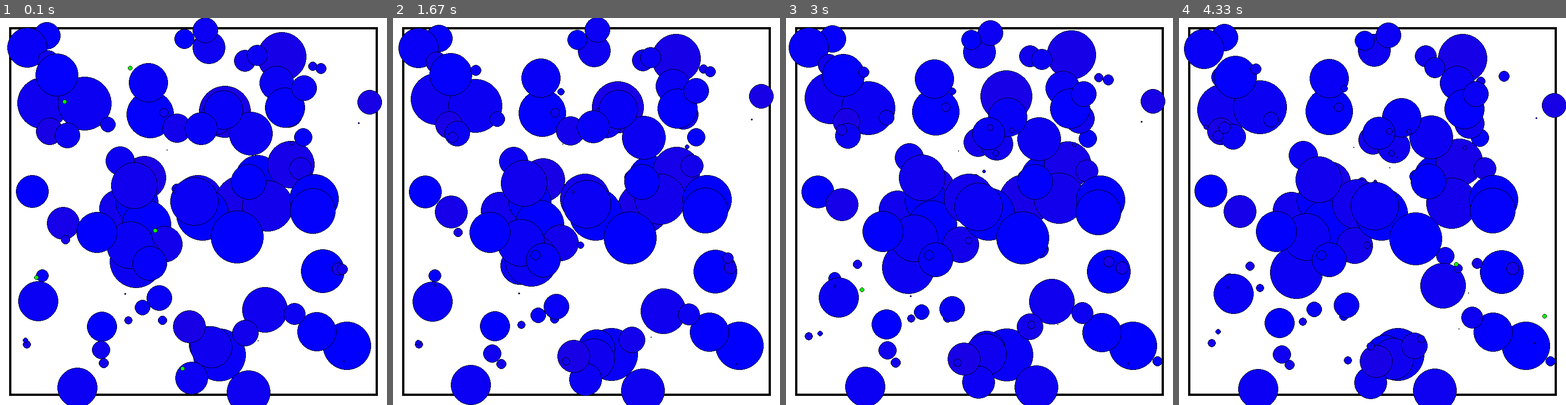
Above: before the commit, frames 1-4 (left to right).
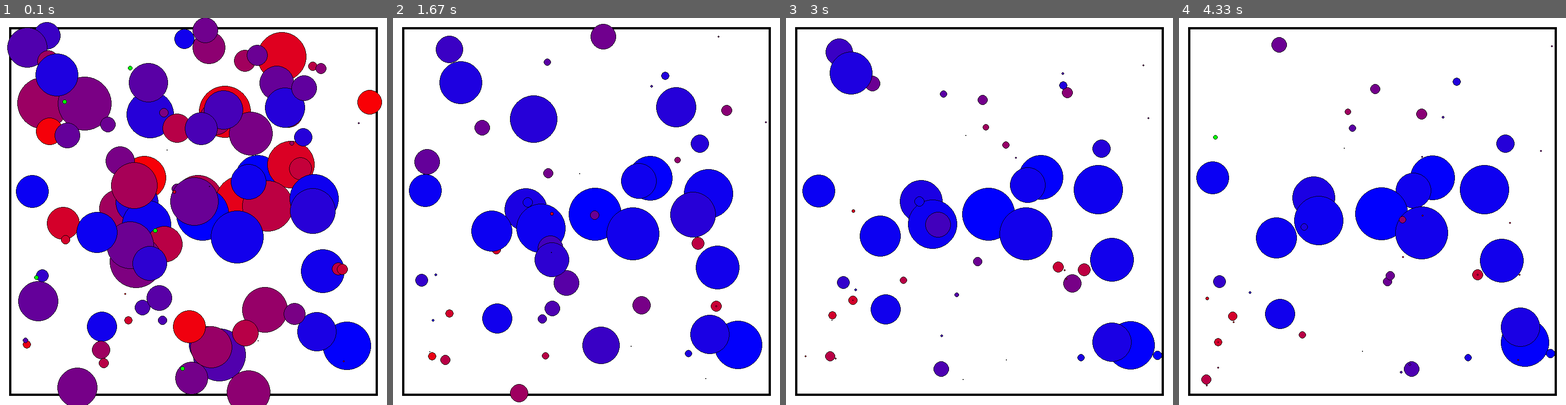
Above: after the commit, the same moments.

Repository: LeoBasov/live-sim
Game: pygame game, started from app/gui_pygame/main.py
The game is run twice, just before and just after one commit, with the same random seed, the same clock (stepped at 60 frames per second) and the same inputs.
Inputs:
- Up to frame 1 (0.1 s): no input
- Up to frame 2 (1.67 s): tap Space at 0.33, 0.67, 1.07, 1.37, 1.57 s
- Up to frame 3 (3 s): tap Space at 1.9, 2.2, 2.4, 2.7, 2.97 s
- Up to frame 4 (4.33 s): tap Space at 3.3, 3.6, 3.73, 4.13 s

The runs differ from the first frame. In frame 1, 30% of the frame differs, in the area x 2-99%, y 0-100%; in frame 2, 33%; in frame 3, 35%, in the area x 0-98%, y 0-100%; in frame 4, 34%.

Commit message:
changed base speed.

Diff:
--- a/app/gui_pygame/main.py
+++ b/app/gui_pygame/main.py
@@ -31,7 +31,7 @@
 
 	creature_number = 100
 	creature_sense = 1.0
-	creature_speed = 0.1
+	creature_speed = 1.0
 	creature_size = 1.0
 
 	food_number = 5
